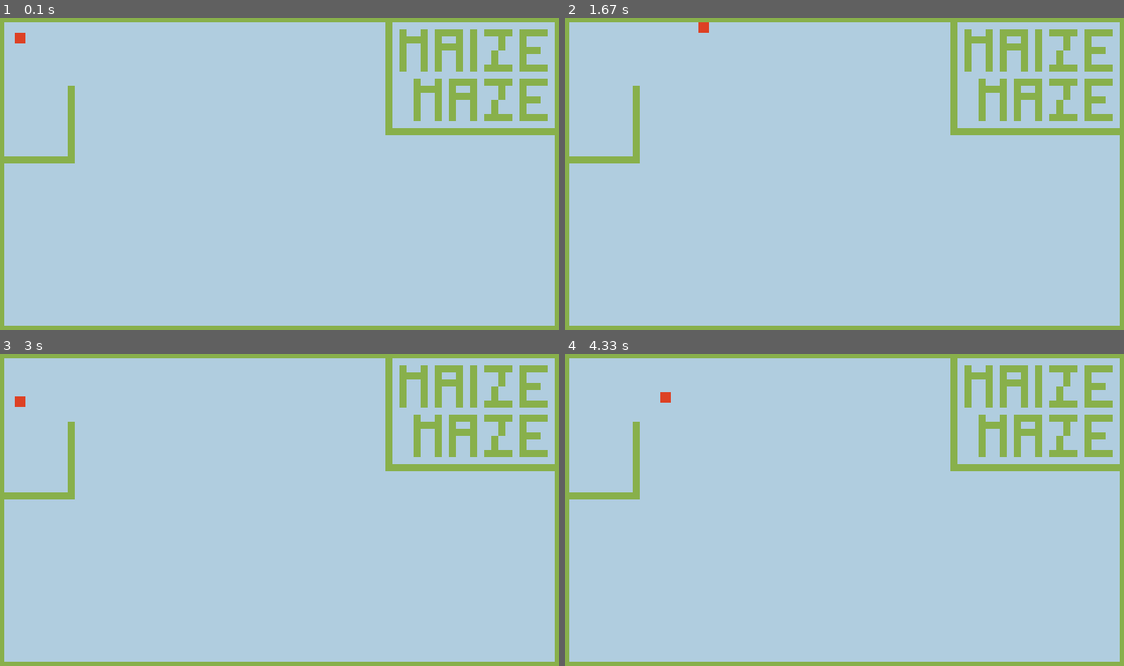
Above: before the commit, frames 1-4 (two rows, left to right).
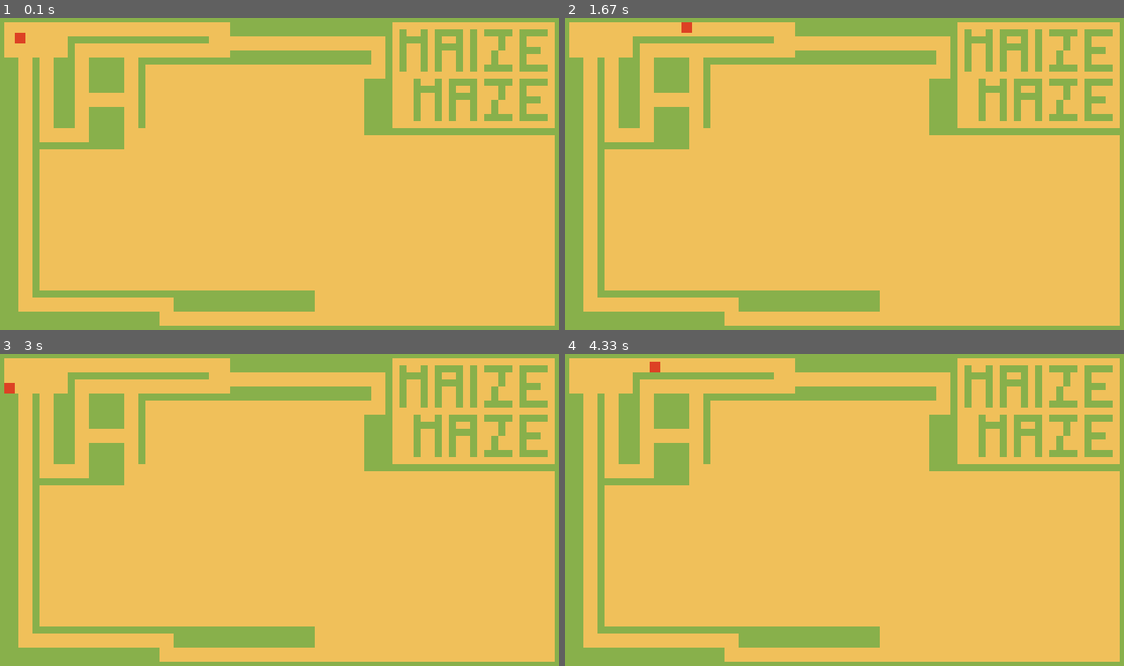
Above: after the commit, the same moments.

Repository: UCHMS19-20/final-project-wfelcone
Game: pygame game, started from src/game_here.py
The game is run twice, just before and just after one commit, with the same random seed, the same clock (stepped at 60 frames per second) and the same inputs.
Inputs:
- Up to frame 1 (0.1 s): no input
- Up to frame 2 (1.67 s): hold Right 0.33-0.8 s; hold Up 0.83-1.13 s; hold Right 1.17-1.63 s
- Up to frame 3 (3 s): hold Left 1.67-2.2 s; hold Down 2.23-2.53 s; hold Left 2.57-2.97 s
- Up to frame 4 (4.33 s): hold Up 3-3.37 s; hold Right 3.4-4.03 s; hold Down from 4.07 s (still down)

The runs differ from the first frame. In frame 1, 91% of the frame differs, in the area x 0-100%, y 1-99%; in frame 2, 91%; in frame 3, 91%; in frame 4, 91%.

Commit message:
work on core walls

Diff:
--- a/src/game_here.py
+++ b/src/game_here.py
@@ -11,6 +11,7 @@
 tangerine_tango = (221, 65, 36)
 greenery = (136, 176, 75)
 serenity = (176, 205, 223)
+mimosa = (240, 192, 90)
 
 # Screen dimensions
 SCREEN_WIDTH = 800
@@ -111,15 +112,79 @@
 #---Spawn walls------------------------------------------
 
 #Spawn wall bottom
-wall = Wall(10, 200, 100, 10)
+wall = Wall(10, 60, 20, 440)
 wall_list.add(wall)
 all_sprite_list.add(wall)
 
 #Spawn wall right
-wall = Wall(100, 100, 10, 100)
-wall_list.add(wall)
-all_sprite_list.add(wall)
-
+wall = Wall(100, 30, 200, 10)
+wall_list.add(wall)
+all_sprite_list.add(wall)
+
+wall = Wall(100, 30, 10, 30)
+wall_list.add(wall)
+all_sprite_list.add(wall)
+
+wall = Wall(30, 420, 200, 20)
+wall_list.add(wall)
+all_sprite_list.add(wall)
+
+wall = Wall(50, 390, 400, 10)
+wall_list.add(wall)
+all_sprite_list.add(wall)
+
+wall = Wall(50, 60, 10, 330)
+wall_list.add(wall)
+all_sprite_list.add(wall)
+
+wall = Wall(80, 60, 30, 10)
+wall_list.add(wall)
+all_sprite_list.add(wall)
+
+wall = Wall(330, 10, 220, 20)
+wall_list.add(wall)
+all_sprite_list.add(wall)
+
+wall = Wall(80, 60, 30, 100)
+wall_list.add(wall)
+all_sprite_list.add(wall)
+
+wall = Wall(50, 180, 130, 10)
+wall_list.add(wall)
+all_sprite_list.add(wall)
+
+
+wall = Wall(250, 400, 200, 20)
+wall_list.add(wall)
+all_sprite_list.add(wall)
+
+
+wall = Wall(130, 130, 50, 50)
+wall_list.add(wall)
+all_sprite_list.add(wall)
+
+
+wall = Wall(130, 60, 50, 50)
+wall_list.add(wall)
+all_sprite_list.add(wall)
+
+
+wall = Wall(200, 60, 10, 100)
+wall_list.add(wall)
+all_sprite_list.add(wall)
+
+
+wall = Wall(200, 60, 130, 10)
+wall_list.add(wall)
+all_sprite_list.add(wall)
+
+wall = Wall(330, 50, 200, 20)
+wall_list.add(wall)
+all_sprite_list.add(wall)
+
+wall = Wall(520, 90, 30, 80)
+wall_list.add(wall)
+all_sprite_list.add(wall)
 #---Letters-----------------------------------------------
 #The letter that it is is captialized
 
@@ -324,7 +389,7 @@
 
 
 
-    screen.fill(serenity)
+    screen.fill(mimosa)
 
     #textsurface = myfont.render("FORTNITE 2", False, (classic_blue))
     #screen.blit(textsurface, (350, 10))
